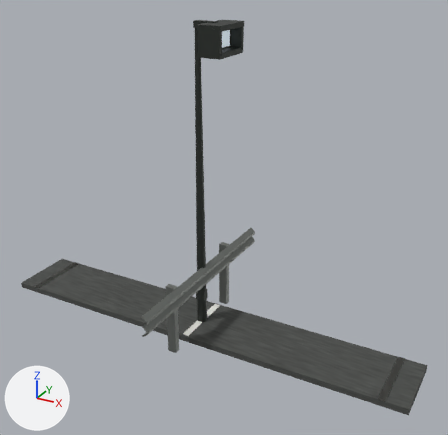
The glTF model public/assets/source-drive/cut/cut-roadside.glb: old version first, new version second.
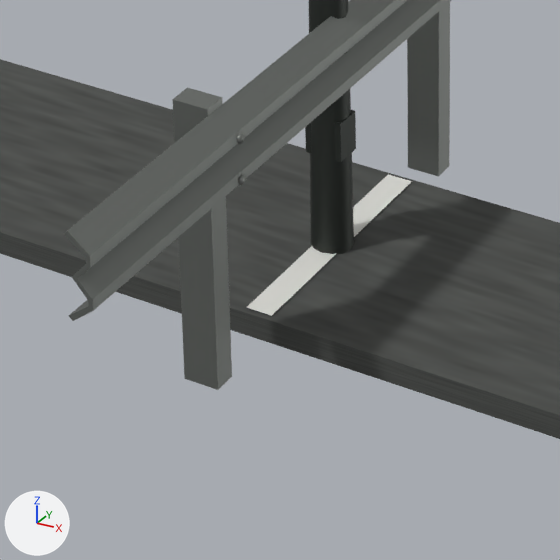
There are two pictures of each version: one whole from a camera (50 mm lens) standing at (4.17, -6.89, 5.22) and looking at (0.37, 0.02, 1.76), one close up on the part from 28% to 57% of the width and 61% to 90% of the height. The axes (+X, +Y, +Z) are drawn at lower left. The lights are the same throughout. The first two pictures are the older version.

The first close-up shows 'cut_guardrail', 'cut_inspection_lamp', 'drive_plain_paving', 'drive_uk_centre_and_edges'.
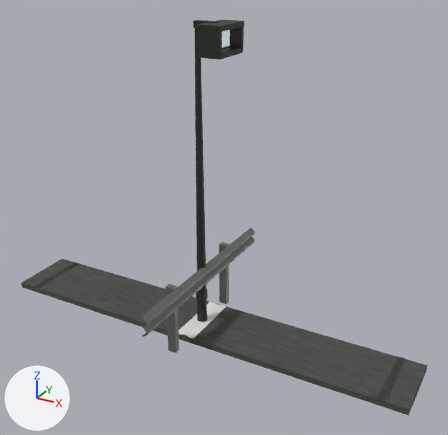
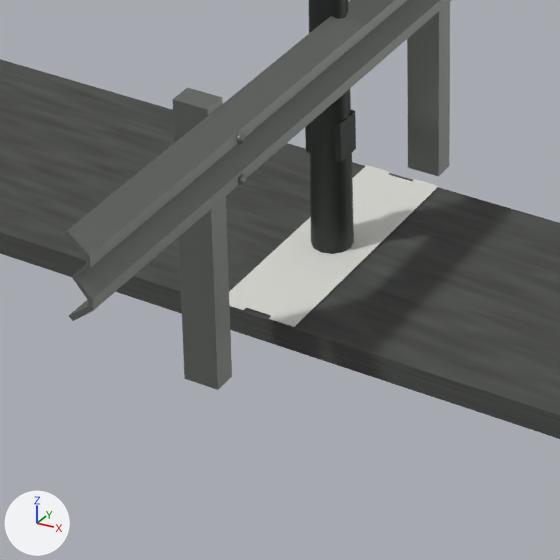
Changed parts and their boxes [x1, y1, x2, y2] in the close-ups (560 x 560 px):
'drive_uk_double_white', added: after [229, 165, 439, 327]

Diff of the bpy script that builds the scene:
```diff
--- a/public/assets/source-drive/cut/cut-roadside.glb.py
+++ b/public/assets/source-drive/cut/cut-roadside.glb.py
@@ me_drive_uk_double_white @@
+me_drive_uk_double_white.from_pydata([(-2.95, 0.5, 0.01), (-2.95, -0.5, 0.01), (-2.85, -0.5, 0.01), (-2.85, 0.5, 0.01), (2.85, 0.5, 0.01), (2.85, -0.5, 0.01), (2.95, -0.5, 0.01), (2.95, 0.5, 0.01), (-0.15, 0.5, 0.01), (-0.15, -0.5, 0.01), (-0.05, -0.5, 0.01), (-0.05, 0.5, 0.01), (0.05, 0.5, 0.01), (0.05, -0.5, 0.01), (0.15, -0.5, 0.01), (0.15, 0.5, 0.01)], [], [(0, 1, 2), (0, 2, 3), (4, 5, 6), (4, 6, 7), (8, 9, 10), (8, 10, 11), (12, 13, 14), (12, 14, 15)])
+me_drive_uk_double_white.materials.append(mat_uk_weathered_white_thermoplastic)  # light grey #ddddd7
@@ ob_drive_uk_double_white @@
+ob_drive_uk_double_white = bpy.data.objects.new('drive_uk_double_white', me_drive_uk_double_white)
+ob_drive_uk_double_white.location = (0.0, 0.0, 0.0)
```
